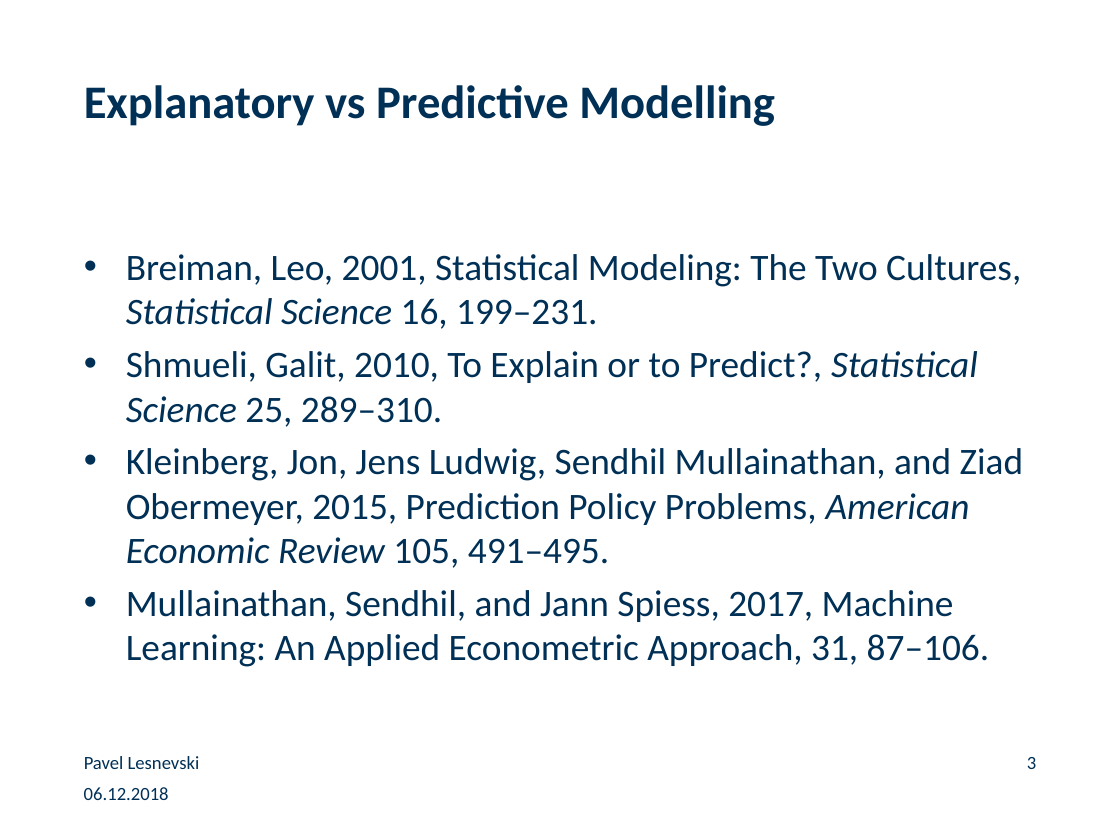
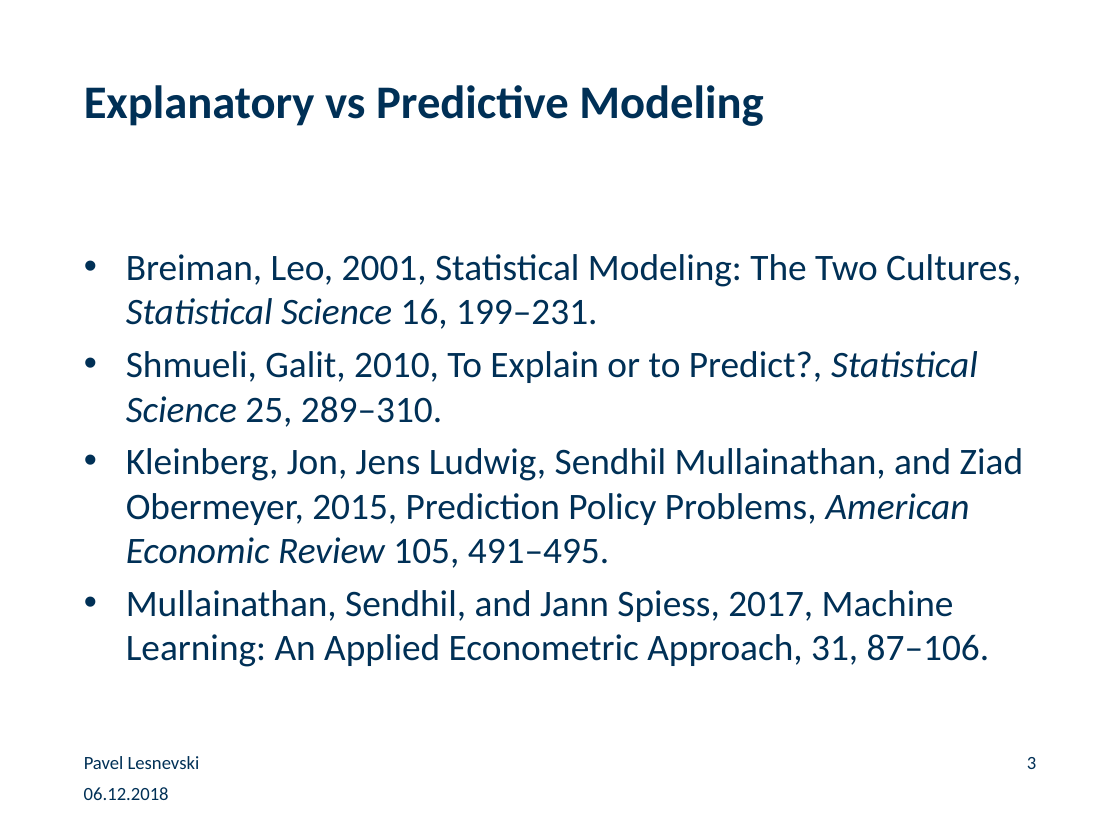
Before and after one commit to paveles/Machine_Learning_and_Equity_Index_Returns, a slide deck: slide 3 of _presentation/MachineLearning_StockMarketReturns.pptx. Drawn at 1120x840 pixels with LibreOffice and Linux fonts; fonts in the diff are those of the drawing; background and template pictures are left out. Boxes give left, top, right and bottom in pixels: in the first picture for what was removed or moved away, otherwise in the second. Text is boxed around its words. In the diff, an @@ line names an element or a change of style, - is before the commit and + after.

```diff
--- a/_presentation/MachineLearning_StockMarketReturns.pptx
+++ b/_presentation/MachineLearning_StockMarketReturns.pptx
@@ title at (84,85,763,126): text changed @@
-Explanatory vs Predictive Modelling
+Explanatory vs Predictive Modeling
```
Also in this commit, not shown: 10 other slides changed, 3 slides added, 1 slide removed, 14 other files.
